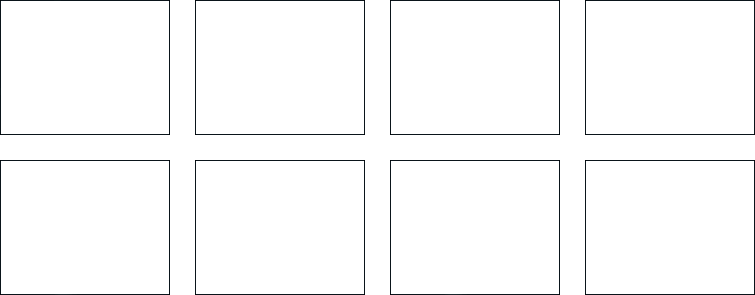
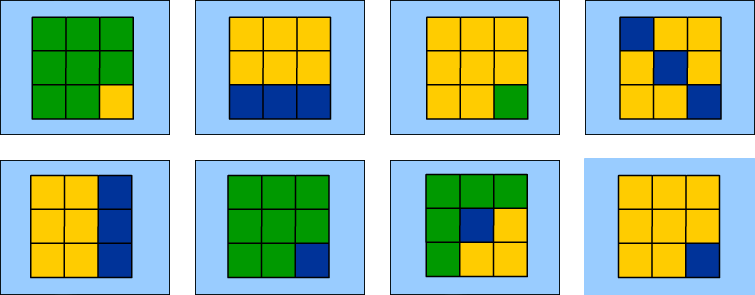
Revision of a layered 755x295 image; what changed, layer by layer:
added layer "Pasted Layer" above "ex7-palette.png" over [584, 158, 755, 295]
painted on "ex7-palette.png" over [1, 1, 754, 294]
